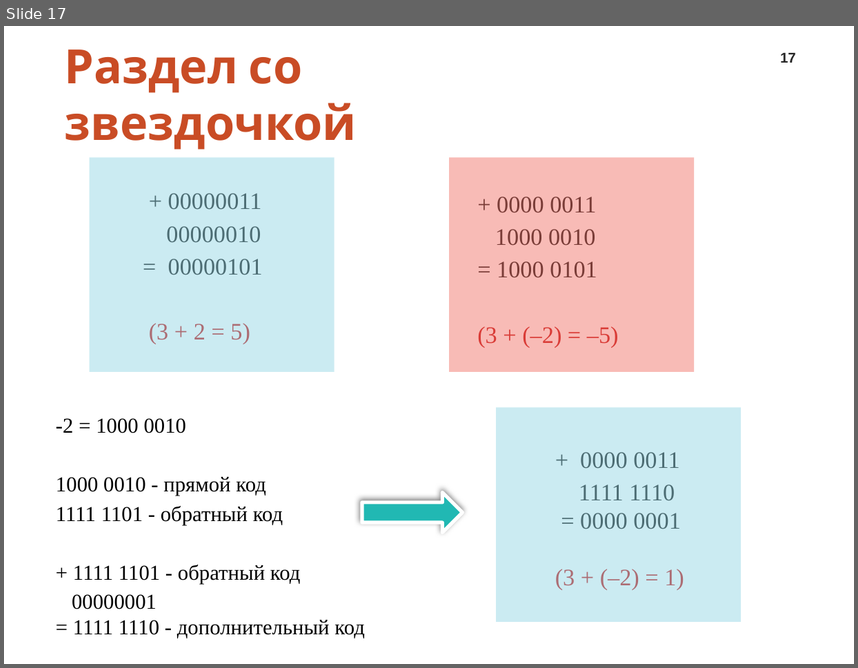
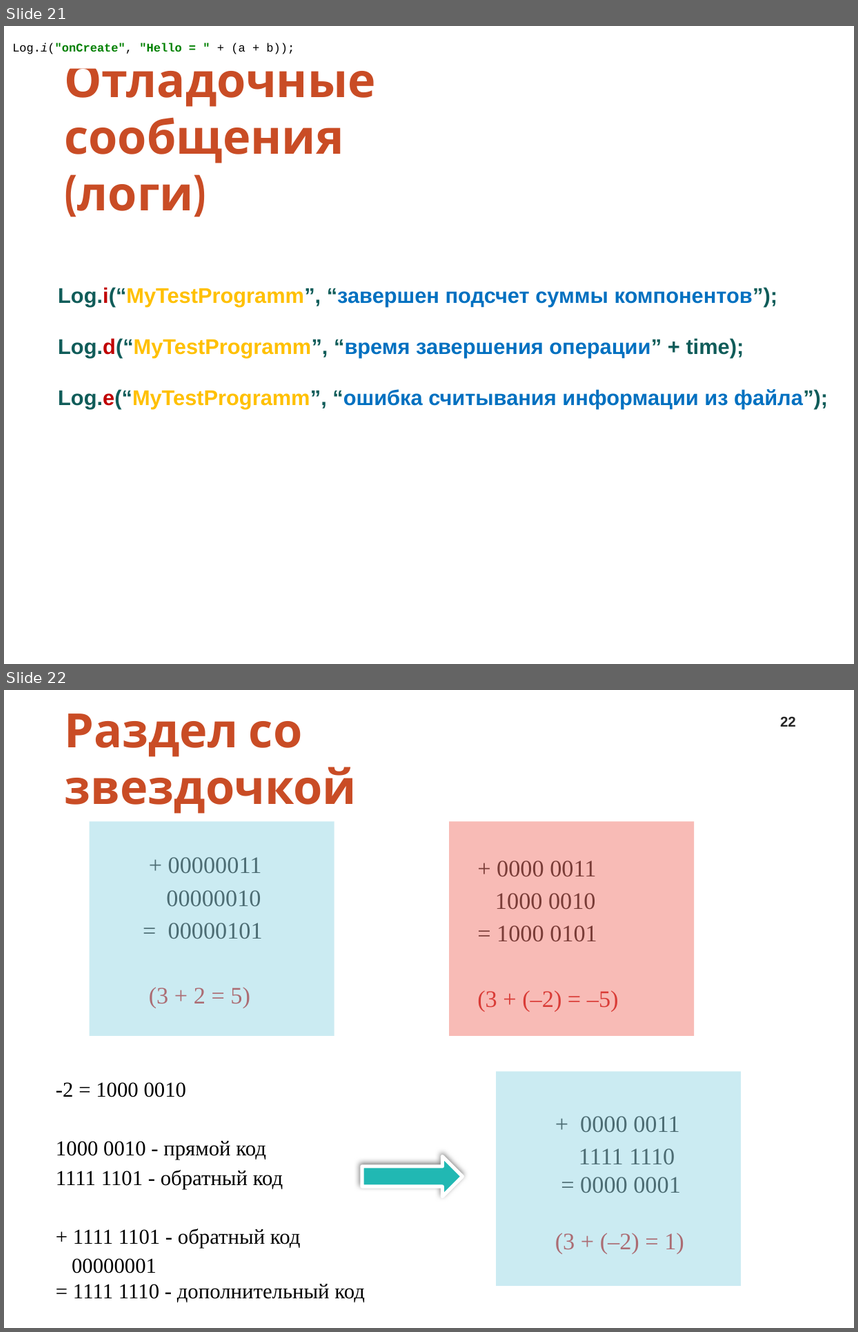
Before and after one commit to IriEfremova/LessonsCube, a slide deck: Android/Lesson4/Peremennie.pptx. Shown one above the other, each under a label of ours: slide 17 before the commit, slides 21 and 22 after it. The pictures are 858x668 and 858x1332 pixels, drawn with LibreOffice and Linux fonts; fonts in the diff are those of the drawing; background and template pictures are left out. Boxes give left, top, right and bottom in pixels: in the first picture for what was removed or moved away, otherwise in the second. Text is boxed around its words. In the diff, an @@ line names an element or a change of style, - is before the commit and + after.

```diff
--- a/Android/Lesson4/Peremennie.pptx
+++ b/Android/Lesson4/Peremennie.pptx
@@ slide 21 added at (x1=4, y1=26, x2=854, y2=664), background #FFFFFF @@
@@ text added at (x1=12, y1=43, x2=294, y2=54), 10 pt, text #008000, bold @@
+Log.i("onCreate", "Hello = " + (a + b));
@@ page number added at (x1=765, y1=42, x2=811, y2=70), 12 pt, text #262626, bold @@
+21
@@ title added at (x1=65, y1=53, x2=376, y2=211), 40 pt, text #C94C25, bold @@
+Отладочные
+сообщения (логи)
@@ text added at (x1=58, y1=287, x2=828, y2=409), 18 pt, text #0070C0, bold @@
+Log.i(“MyTestProgramm”, “завершен подсчет суммы компонентов”);
+Log.d(“MyTestProgramm”, “время завершения операции” + time);
+Log.e(“MyTestProgramm”, “ошибка считывания информации из файла”);
@@ what was slide 17 is now slide 22 @@
@@ page number at (x1=780, y1=716, x2=796, y2=727): text changed @@
-17
+22
```
Also in this commit, not shown: 4 other slides added, 3 slides removed, 2 other files.
